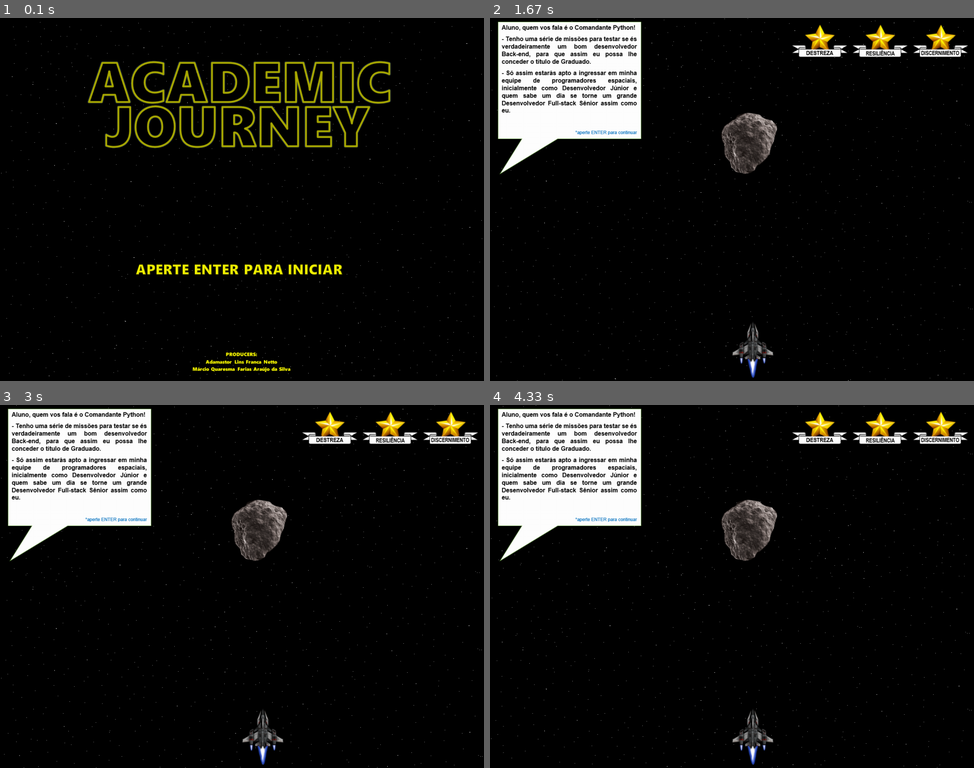
Above: before the commit, frames 1-4 (two rows, left to right).
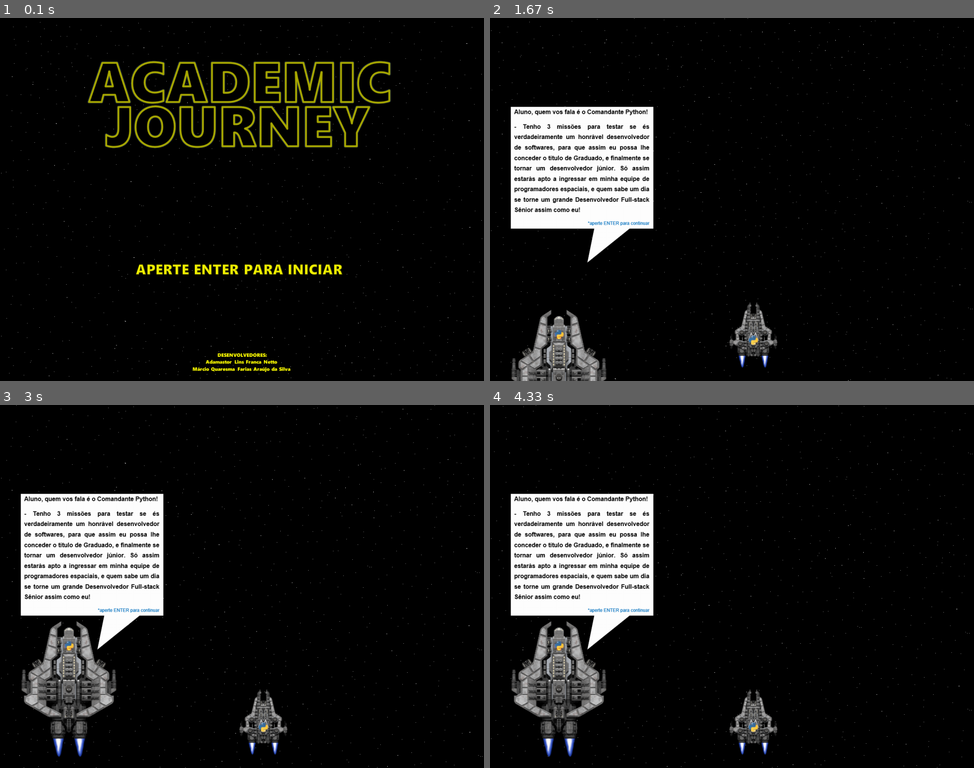
Above: after the commit, the same moments.

Repository: EpotatoJoga/jogo-academic-journey-pygame
Game: pygame game, started from main.py
Two runs of this game, one before a commit and one after it. Both use one fixed random seed, a clock stepped at 60 frames per second and the inputs below.
Inputs:
- Up to frame 1 (0.1 s): no input
- Up to frame 2 (1.67 s): tap Enter at 0.33 s
- Up to frame 3 (3 s): no input
- Up to frame 4 (4.33 s): no input

The runs differ from the first frame. In frame 1, 0.1% of the frame differs, in the area x 44-56%, y 91-95%; in frame 2, 21%; in frame 3, 22%, in the area x 1-99%, y 1-100%; in frame 4, 22%.

Commit message:
26/04/21

Diff:
--- a/game.py
+++ b/game.py
@@ -6,28 +6,23 @@
 
         self.bg = Obj("assets/espaco.png",0,0)
         self.bg2 = Obj("assets/espaco.png", 0, -960)
-        self.nave = Obj("assets/nave1.png",640,800)
-        self.ast1 = Obj("assets/asteroide4.png",610,250)
-        self.skill1 = Obj("assets/skill1.png",1110,0)
-        self.skill2 = Obj("assets/skill2.png", 950, 0)
-        self.skill3 = Obj("assets/skill3.png", 790, 0)
-        self.dial1 = Obj("assets/dialogo1.png",0,0)
+        self.nave = Obj("assets/nave1.png",630,750)
+        self.comando = Obj("assets/comando1.png",50,960)
+        self.dial1 = Obj("assets/dialogo1.png",40,220)
         self.change_scene = False
 
     def draw(self,window):
         self.bg.drawing(window)
         self.bg2.drawing(window)
         self.nave.drawing(window)
-        self.ast1.drawing(window)
-        self.skill1.drawing(window)
-        self.skill2.drawing(window)
-        self.skill3.drawing(window)
+        self.comando.drawing(window)
         self.dial1.drawing(window)
-
 
     def update(self):
         self.move_bg()
-        self.nave.amin()
+        self.nave.aminanave()
+        self.move_comando()
+        self.comando.aminacomando()
 
     def move_bg(self):
         self.bg.sprite.rect[1] += 4
@@ -37,3 +32,8 @@
             self.bg.sprite.rect[1] = 0
         if self.bg2.sprite.rect[1] >= 0:
             self.bg2.sprite.rect[1] = -960
+
+    def move_comando(self):
+        self.comando.sprite.rect[1] -= 5
+        if self.comando.sprite.rect[1] <= 570:
+            self.comando.sprite.rect[1] = 570
--- a/obj.py
+++ b/obj.py
@@ -16,7 +16,7 @@
     def drawing(self,window):
         self.group.draw(window)
 
-    def amin(self):
+    def aminanave(self):
         self.tick += 1
         if self.tick >= 5:
             self.tick = 0
@@ -25,3 +25,13 @@
         if self.frame > 2:
             self.frame = 1
         self.sprite.image = pygame.image.load("assets/nave" + str(self.frame) + ".png")
+
+    def aminacomando(self):
+        self.tick += 1
+        if self.tick >= 5:
+            self.tick = 0
+            self.frame += 1
+        self.frame += 1
+        if self.frame > 2:
+            self.frame = 1
+        self.sprite.image = pygame.image.load("assets/comando" + str(self.frame) + ".png")
Binary file changed: assets/asteroide2.png
Binary file changed: assets/asteroide3.png
Binary file changed: assets/asteroide4.png
Binary file changed: assets/asteroide5.png
Binary file changed: assets/asteroide6.png
Binary file added: assets/comando1.png
Binary file added: assets/comando2.png
Binary file changed: assets/dialogo1.png
Binary file changed: assets/menu.png
Binary file changed: assets/nave1.png
Binary file changed: assets/nave2.png
